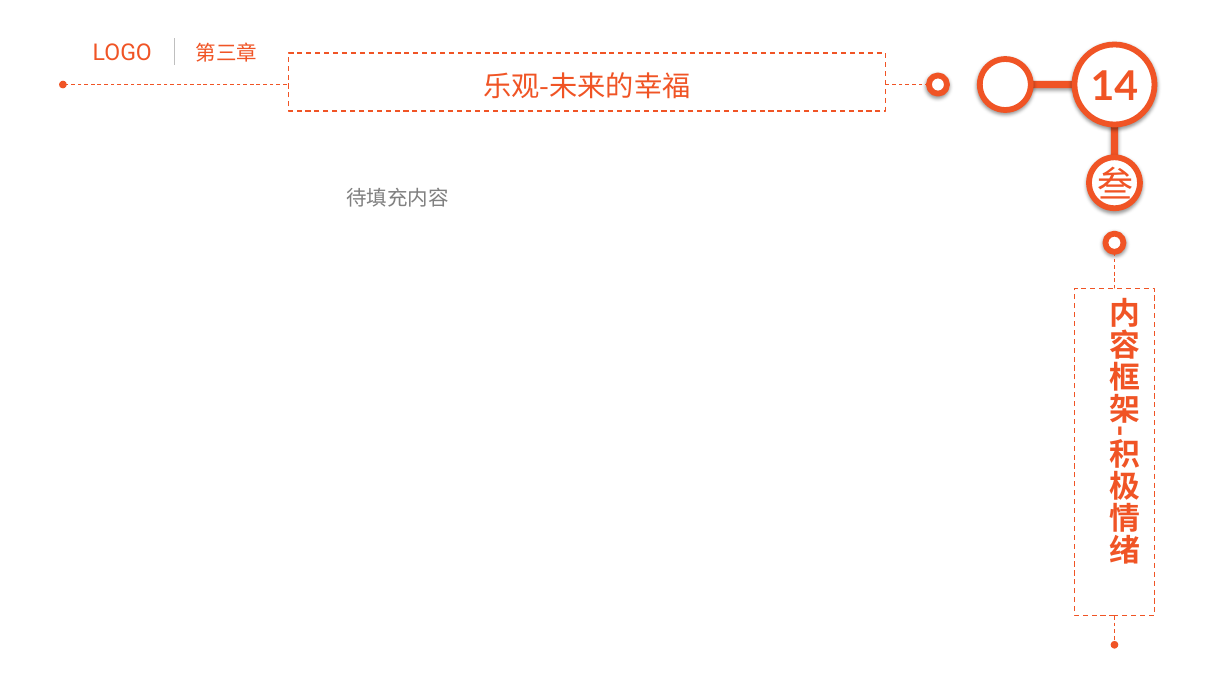
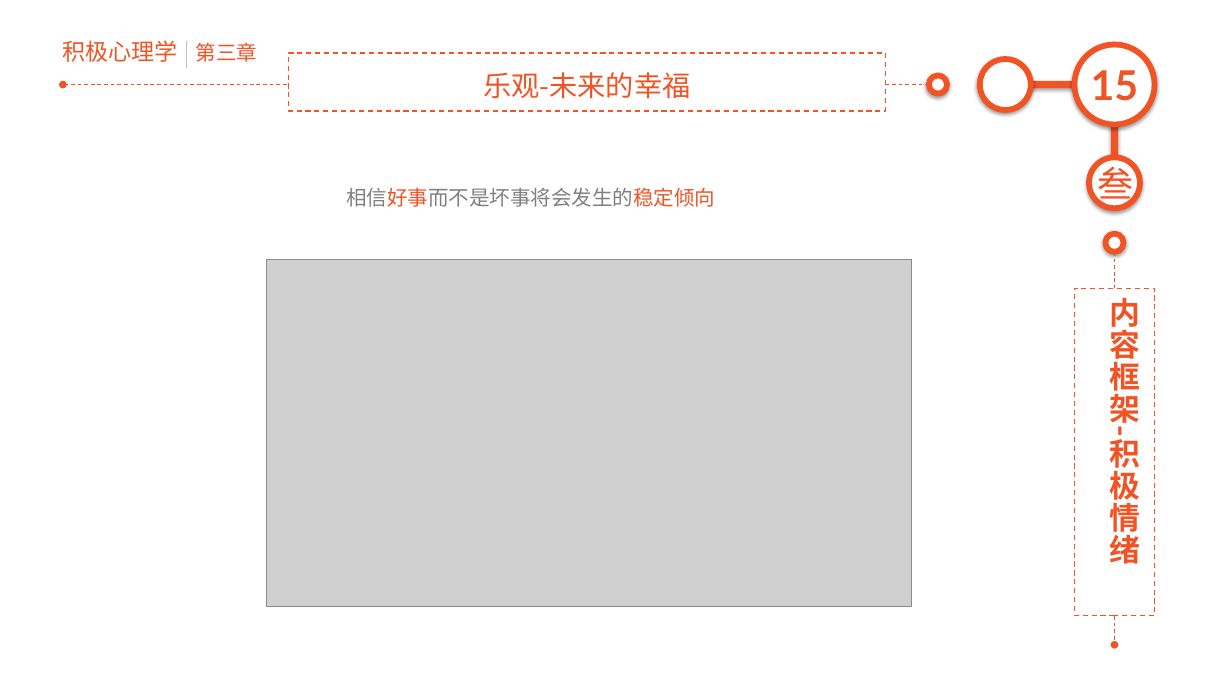
Before and after one commit to junstudys/positive-psychology, a slide deck: slide 15 of 积极心理学探索.pptx (slide 14 before the commit). Drawn at 1232x693 pixels with LibreOffice and Linux fonts; fonts in the diff are those of the drawing; grey boxes stand for pictures. Boxes give left, top, right and bottom in pixels: in the first picture for what was removed or moved away, otherwise in the second. Text is boxed around its words. In the diff, an @@ line names an element or a change of style, - is before the commit and + after.

```diff
--- a/积极心理学探索.pptx
+++ b/积极心理学探索.pptx
@@ text added at (x1=62, y1=40, x2=178, y2=62), 18 pt, text #F05425 @@
+积极心理学
@@ text removed at (x1=93, y1=43, x2=152, y2=61) @@
-LOGO
@@ line moved from (175, 38) - (175, 65) to (187, 42) - (187, 67) @@
@@ page number at (x1=1091, y1=70, x2=1139, y2=101): text changed @@
-14
+15
@@ text at (x1=346, y1=187, x2=715, y2=207): text changed @@
-待填充内容
+相信好事而不是坏事将会发生的稳定倾向
@@ picture added at (x1=267, y1=260, x2=912, y2=606) @@
```
Also in this commit, not shown: 19 other slides changed, 2 slides added, 28 other files.
